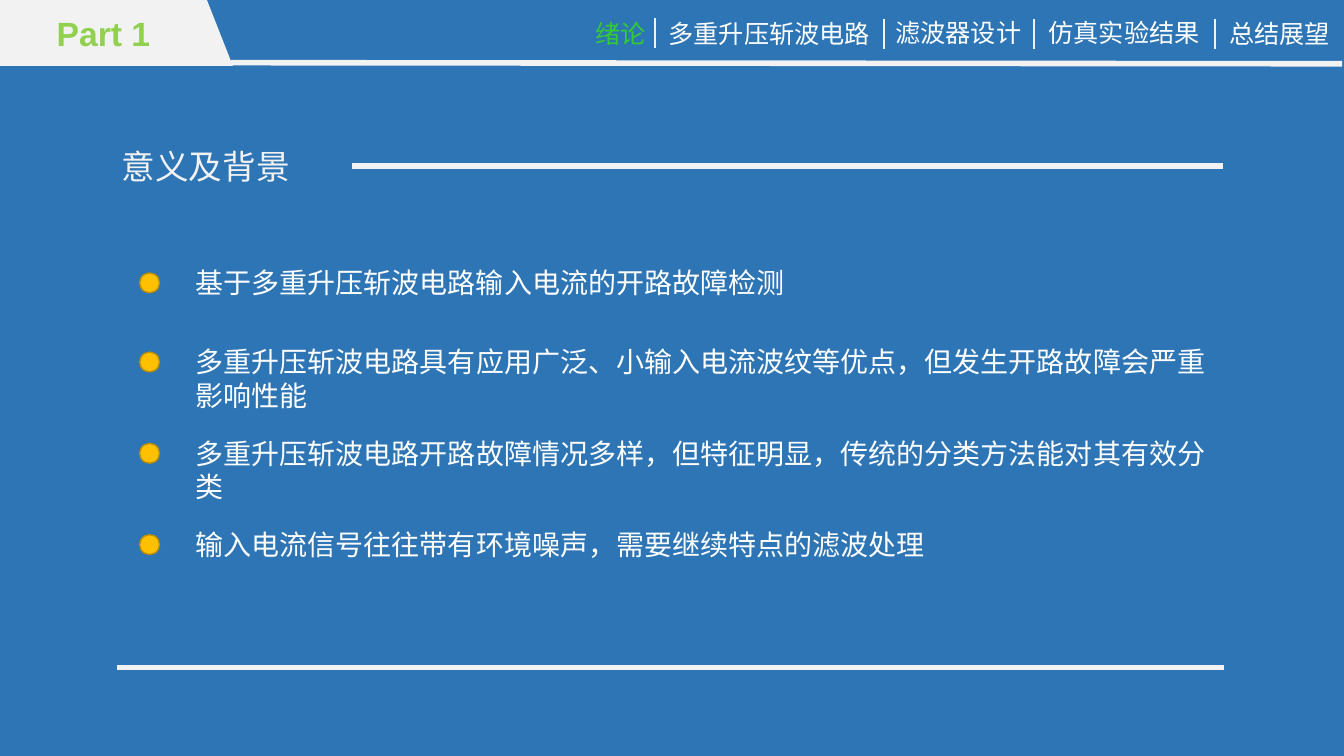
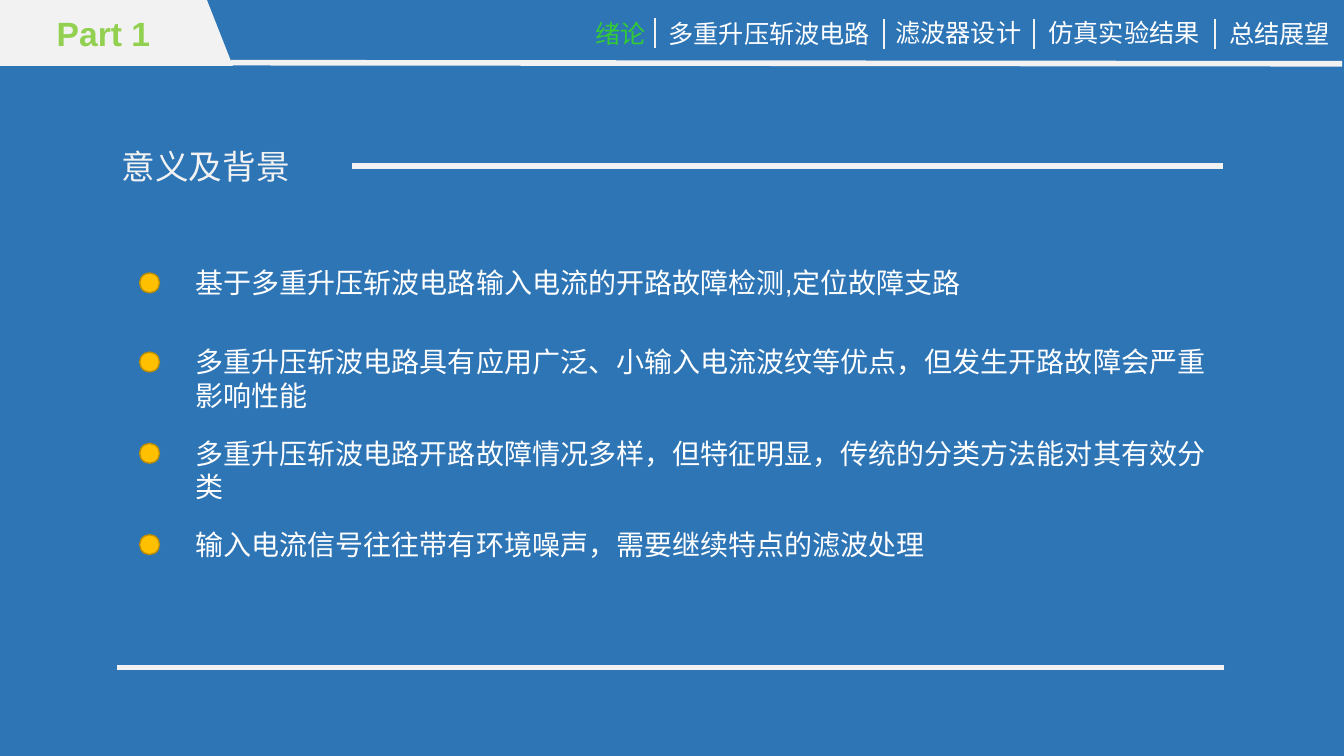
Before and after one commit to mcyang123/paper, a slide deck: slide 3 of 答辩.pptx. Drawn at 1344x756 pixels with LibreOffice and Linux fonts; fonts in the diff are those of the drawing. Boxes give left, top, right and bottom in pixels: in the first picture for what was removed or moved away, otherwise in the second. Text is boxed around its words. In the diff, an @@ line names an element or a change of style, - is before the commit and + after.

Commit message:
modified ppt smaller

```diff
--- a/答辩.pptx
+++ b/答辩.pptx
@@ text at (x1=196, y1=269, x2=961, y2=297): text changed @@
-基于多重升压斩波电路输入电流的开路故障检测
+基于多重升压斩波电路输入电流的开路故障检测,定位故障支路
```
